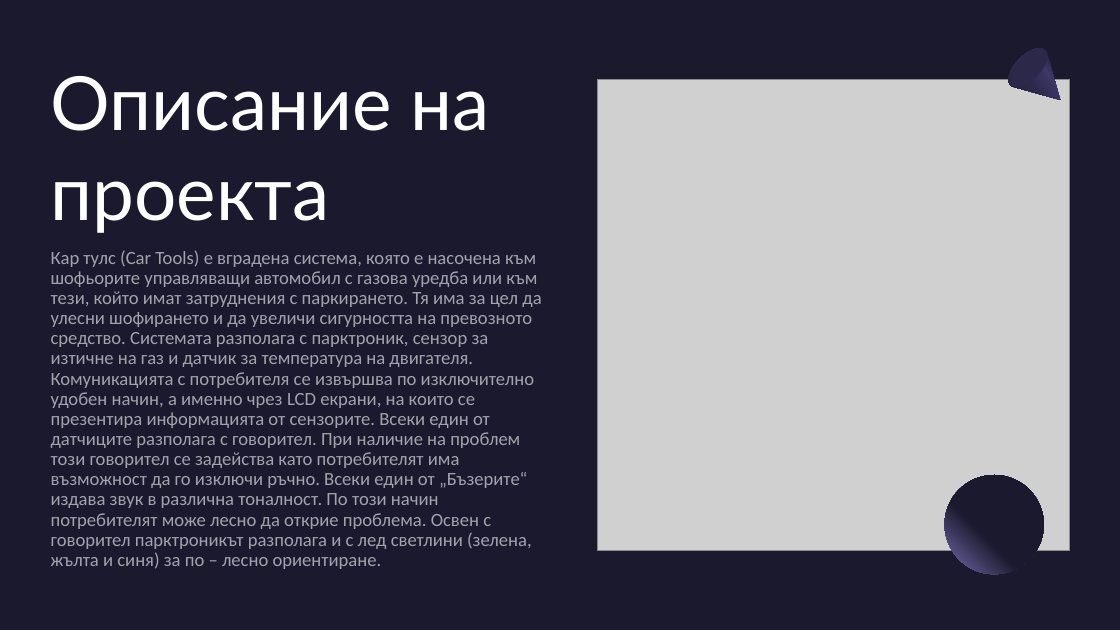
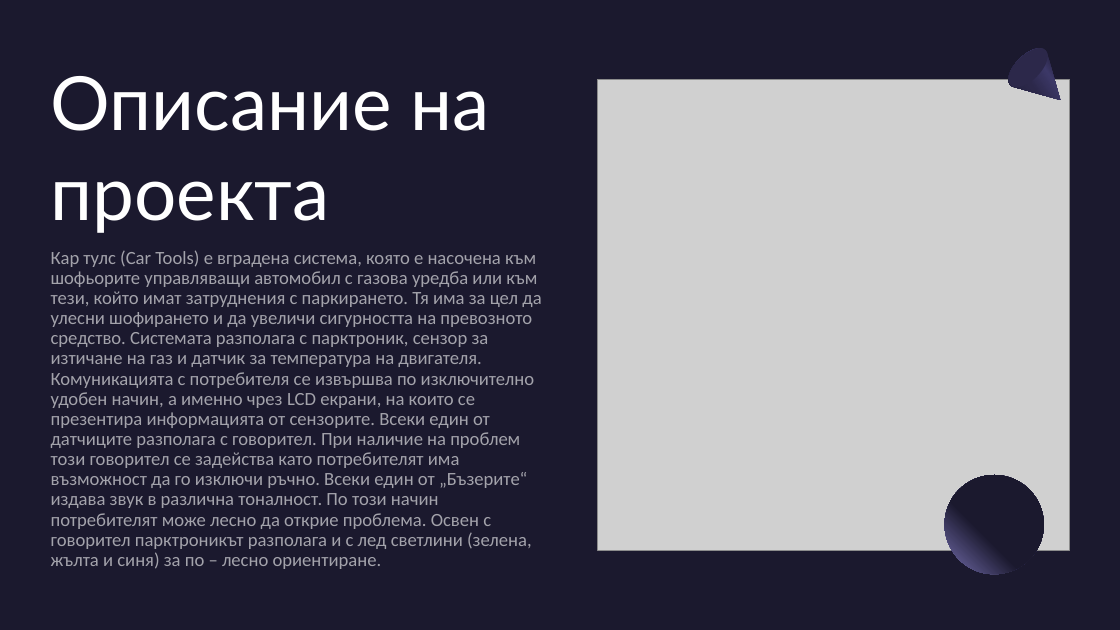
Before and after one commit to Lucho3/Car_tools, a slide deck: slide 2 of Car_tools_presentation_and_documentation/CAR TOOLS.pptx. Drawn at 1120x630 pixels with LibreOffice and Linux fonts; fonts in the diff are those of the drawing; grey boxes stand for pictures. Boxes give left, top, right and bottom in pixels: in the first picture for what was removed or moved away, otherwise in the second. Text is boxed around its words. In the diff, an @@ line names an element or a change of style, - is before the commit and + after.

```diff
--- a/Car_tools_presentation_and_documentation/CAR TOOLS.pptx
+++ b/Car_tools_presentation_and_documentation/CAR TOOLS.pptx
@@ subtitle at (x1=51, y1=250, x2=541, y2=569): text changed @@
-Кар тулс (Car Tools) е вградена система, която е насочена към шофьорите управляващи автомобил с газова уредба или към тези, който имат затруднения с паркирането. Тя има за цел да улесни шофирането и да увеличи сигурността на превозното средство. Системата разполага с парктроник, сензор за изтичне на газ и датчик за температура на двигателя. Комуникацията с потребителя се извършва по изключително удобен начин, а именно чрез LCD екрани, на които се презентира информацията от сензорите. Всеки един от датчиците разполага с говорител. При наличие на проблем този говорител се задейства като потребителят има възможност да го изключи ръчно. Всеки един от „Бъзерите“ издава звук в различна тоналност. По този начин потребителят може лесно да открие проблема. Освен с говорител парктроникът разполага и с лед светлини (зелена, жълта и синя) за по – лесно ориентиране.
+Кар тулс (Car Tools) е вградена система, която е насочена към шофьорите управляващи автомобил с газова уредба или към тези, който имат затруднения с паркирането. Тя има за цел да улесни шофирането и да увеличи сигурността на превозното средство. Системата разполага с парктроник, сензор за изтичане на газ и датчик за температура на двигателя. Комуникацията с потребителя се извършва по изключително удобен начин, а именно чрез LCD екрани, на които се презентира информацията от сензорите. Всеки един от датчиците разполага с говорител. При наличие на проблем този говорител се задейства като потребителят има възможност да го изключи ръчно. Всеки един от „Бъзерите“ издава звук в различна тоналност. По този начин потребителят може лесно да открие проблема. Освен с говорител парктроникът разполага и с лед светлини (зелена, жълта и синя) за по – лесно ориентиране.
```
Also in this commit, not shown: 1 other slide changed, 1 other file.
